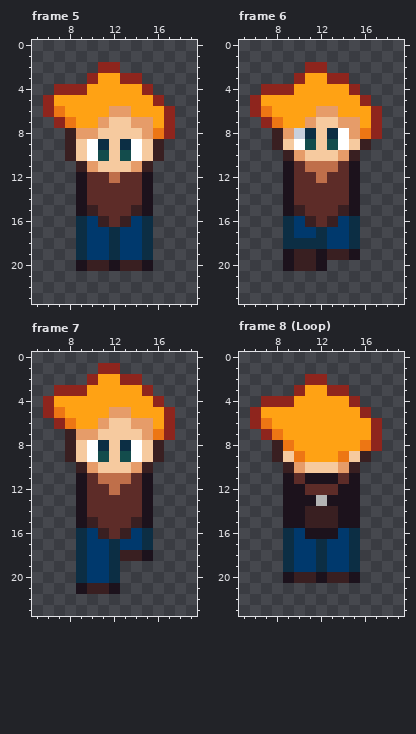
Two versions of one pixel-art file, entities/player/player_sprite.ase. The first picture shows the starting point.
24x24 pixels, 28 frames. Shown: frame 5: x 5..19, y 0..23; frame 6: x 5..19, y 0..23; frame 7: x 5..19, y 0..23; frame 8 (Loop): x 5..19, y 0..23. The old version is drawn lined up with the new one. The commit also changed other frames, which this record leaves out.
Now the later version:
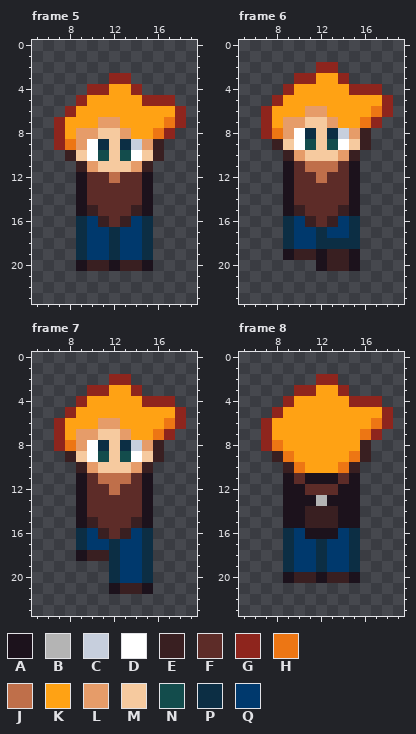
Palette (. is transparent): A #1c121c  B #b4b4b4  C #c7cfdd  D #ffffff  E #391f21  F #5d2c28  G #8e251d  H #ed7614  J #bf6f4a  K #ffa214  L #e69c69  M #f6ca9f  N #134c4c  P #0c2e44  Q #00396d
Changes in this commit:
whole drawing moved by +1,+0 (the old picture is shown already moved)
Frame 5:
y 2: x 11..12 GG -> ..
y 3: x 10..12 GKK -> ..G; x 14 G -> .
y 4: x 7..11 GGGKK -> ...GG; x 14..15 KG -> G.
y 5: x 6..9 GKKK -> ...G; x 15 K -> G; x 17 . -> G
y 6: x 6..8 GHK -> ..G; x 12..13 LL -> KK; x 17..18 G. -> KG
y 7: x 8 H -> K; x 12..15 MMLL -> LKKK; x 17..18 G. -> HG
y 8: x 7..8 .E -> GK; x 13..15 MML -> LKK
y 9: x 7..9 .EM -> GHL; x 14..15 DM -> CL
Frame 6:
y 2: x 11 G -> .; x 13 . -> G
y 3: x 11 K -> G; x 13 G -> K
y 4: x 7..8 GG -> ..; x 16..17 .. -> GG
y 5: x 6..8 GKK -> ..G; x 16..18 G.. -> KKG
y 6: x 6..7 GH -> .G; x 11 K -> L; x 13 L -> K; x 17..18 G. -> HG
y 7: x 8..11 HKKL -> KLLM; x 13..16 MLLK -> LKKH
y 8: x 7..8 .E -> GH; x 10 C -> D; x 14 D -> C; x 16..17 HG -> E.
y 18: x 10..11 PP -> QQ; x 13..14 QQ -> PP
y 20: x 9..11 AEE -> ...; x 13..15 ... -> EEA
Frame 7:
y 1: x 11..12 GG -> ..
y 2: x 10..12 GKK -> ..G; x 14 G -> .
y 3: x 7..11 GGGKK -> ...GG; x 14..15 KG -> G.
y 4: x 6..9 GKKK -> ...G; x 15 K -> G; x 17 . -> G
y 5: x 6..8 GHK -> ..G; x 12..13 LL -> KK; x 17..18 G. -> KG
y 6: x 8 H -> K; x 12..15 MMLL -> LKKK; x 17..18 G. -> HG
y 7: x 7..8 .E -> GK; x 13..15 MML -> LKK
y 8: x 7..9 .EM -> GHL; x 14..15 DM -> CL
y 18: x 9..11 PQQ -> AEE; x 13..15 EEA -> QQP
y 19..20: x 9..11 PQQ -> ...; x 13..15 ... -> QQP
y 21: x 9..11 AEE -> ...; x 13..15 ... -> EEA
Frame 8:
y 2: x 11 G -> .; x 13 . -> G
y 3: x 11 K -> G; x 13 G -> K
y 4: x 7..8 GG -> ..; x 16..17 .. -> GG
y 5: x 6..8 GKK -> ..G; x 16..18 G.. -> KKG
y 6: x 6..7 GH -> .G; x 17..18 G. -> HG
y 7: x 8 H -> K; x 16 K -> H
y 8: x 7..9 .EH -> GHK; x 16..17 HG -> E.
y 9: x 9..10 MH -> HK; x 14..15 HM -> KH
y 10: x 10..14 LMMML -> HKKKH
Where, in picture pixels (left, top, right, bottom), the same in both pictures:
changed: (43, 62, 186, 150)
changed: (250, 62, 393, 139)
changed: (283, 238, 360, 271)
changed: (43, 363, 186, 451)
changed: (76, 550, 153, 594)
changed: (250, 374, 393, 473)
